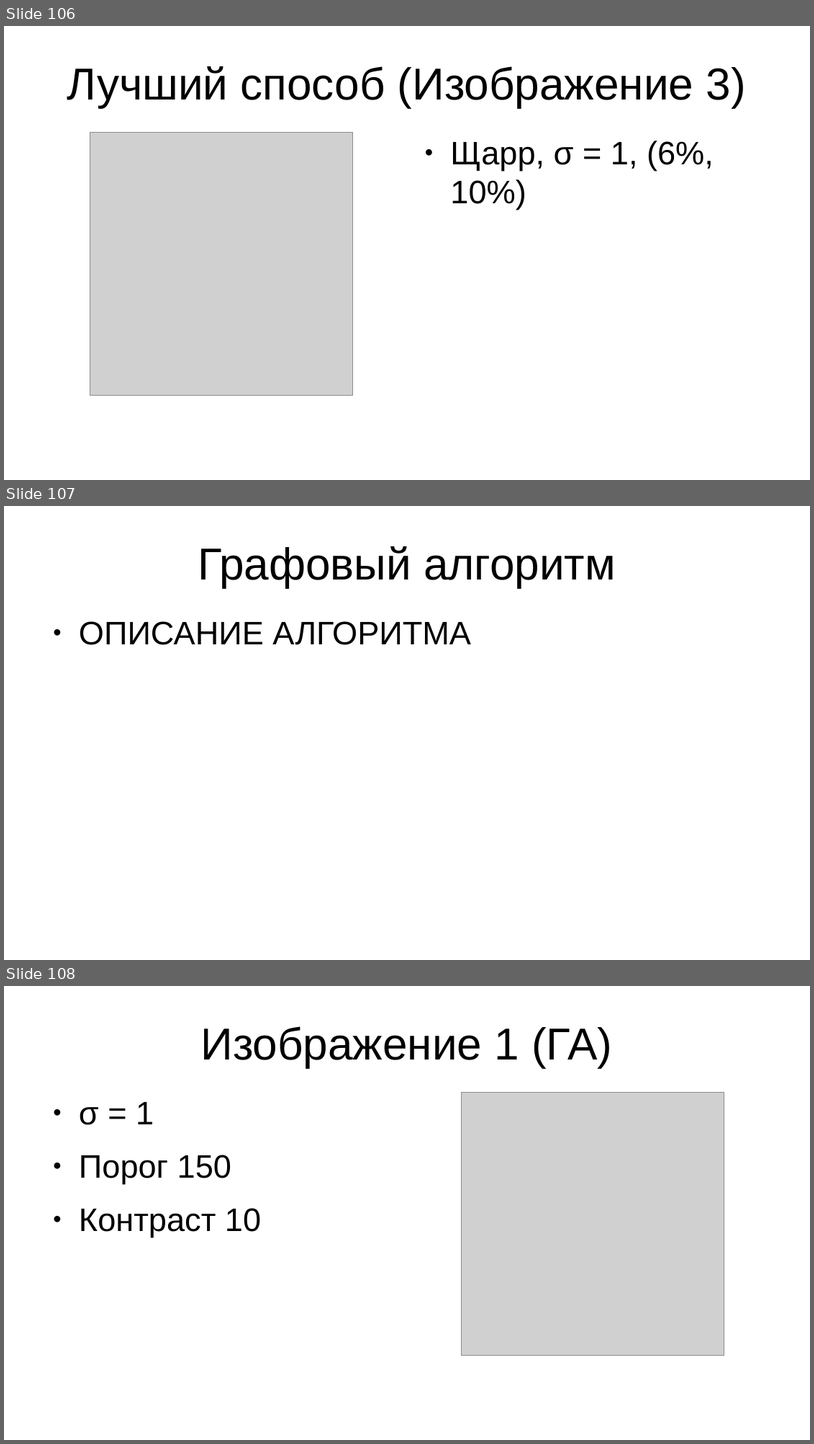
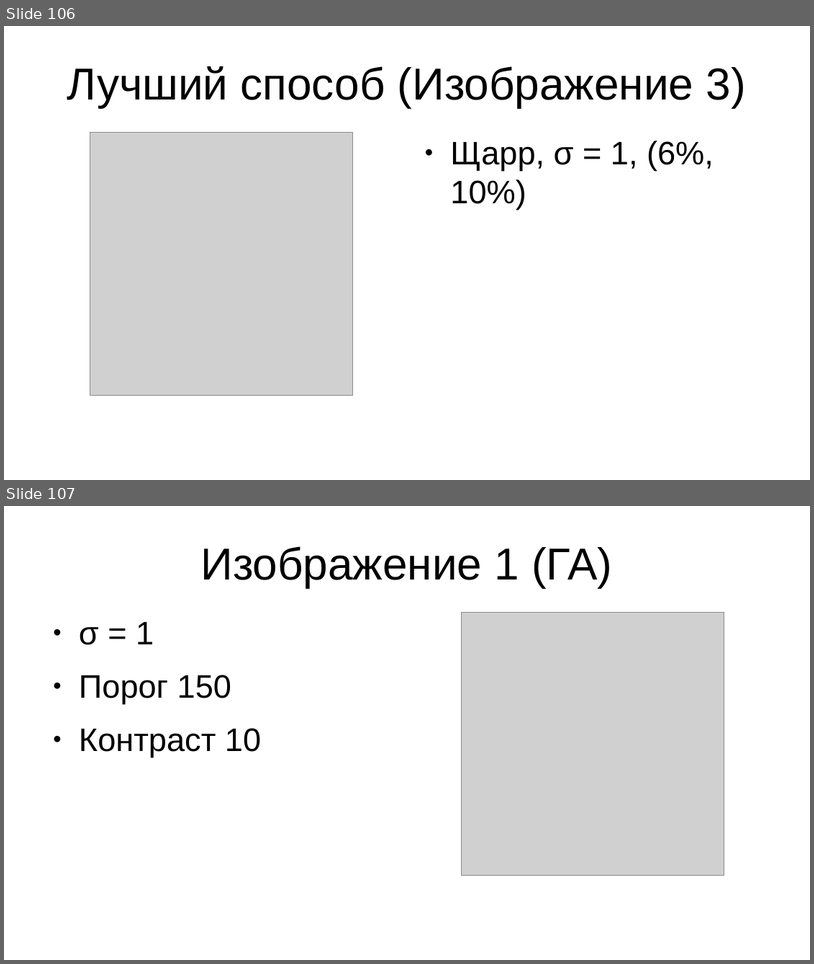
Before and after one commit to AlexeyVorobyev/media-moment-iz-second, a slide deck: report/pres.odp. Shown one above the other, each under a label of ours: slides 106, 107 and 108 before the commit, slides 106 and 107 after it. The pictures are 814x1444 and 814x964 pixels, drawn with LibreOffice and Linux fonts; fonts in the diff are those of the drawing; grey boxes stand for pictures. Boxes give left, top, right and bottom in pixels: in the first picture for what was removed or moved away, otherwise in the second. Text is boxed around its words. In the diff, an @@ line names an element or a change of style, - is before the commit and + after.

Commit message:
Убрал слайд с графовым алгоритмом

```diff
--- a/report/pres.odp
+++ b/report/pres.odp
@@ slide 107 removed at <box>4,506,810,960</box>, background #FFFFFF @@
@@ title removed at <box>198,546,616,587</box> @@
-Графовый алгоритм
@@ text removed at <box>79,621,471,645</box> @@
-● ОПИСАНИЕ АЛГОРИТМА
@@ what was slide 108 is now slide 107 @@
```
